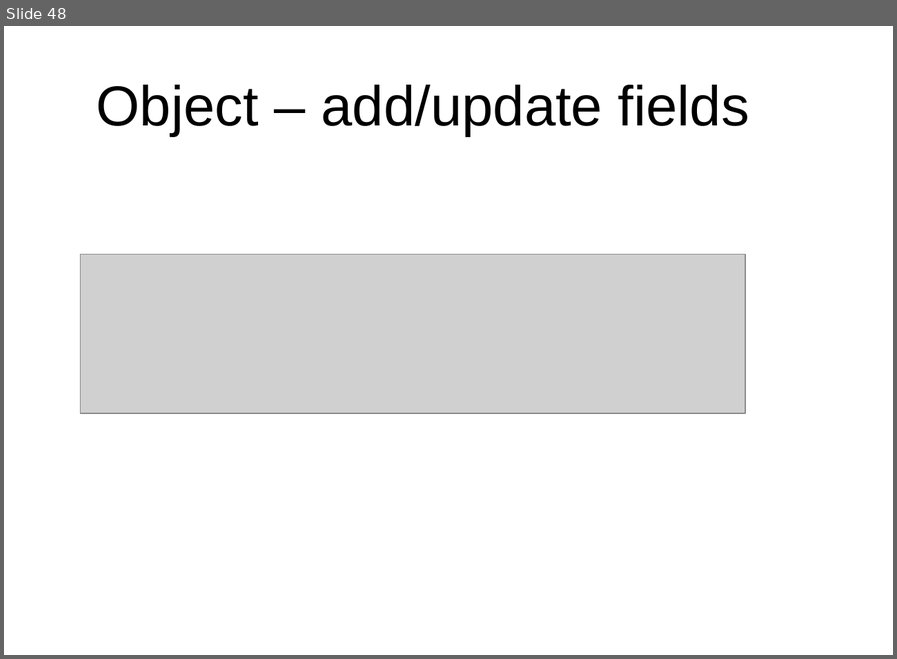
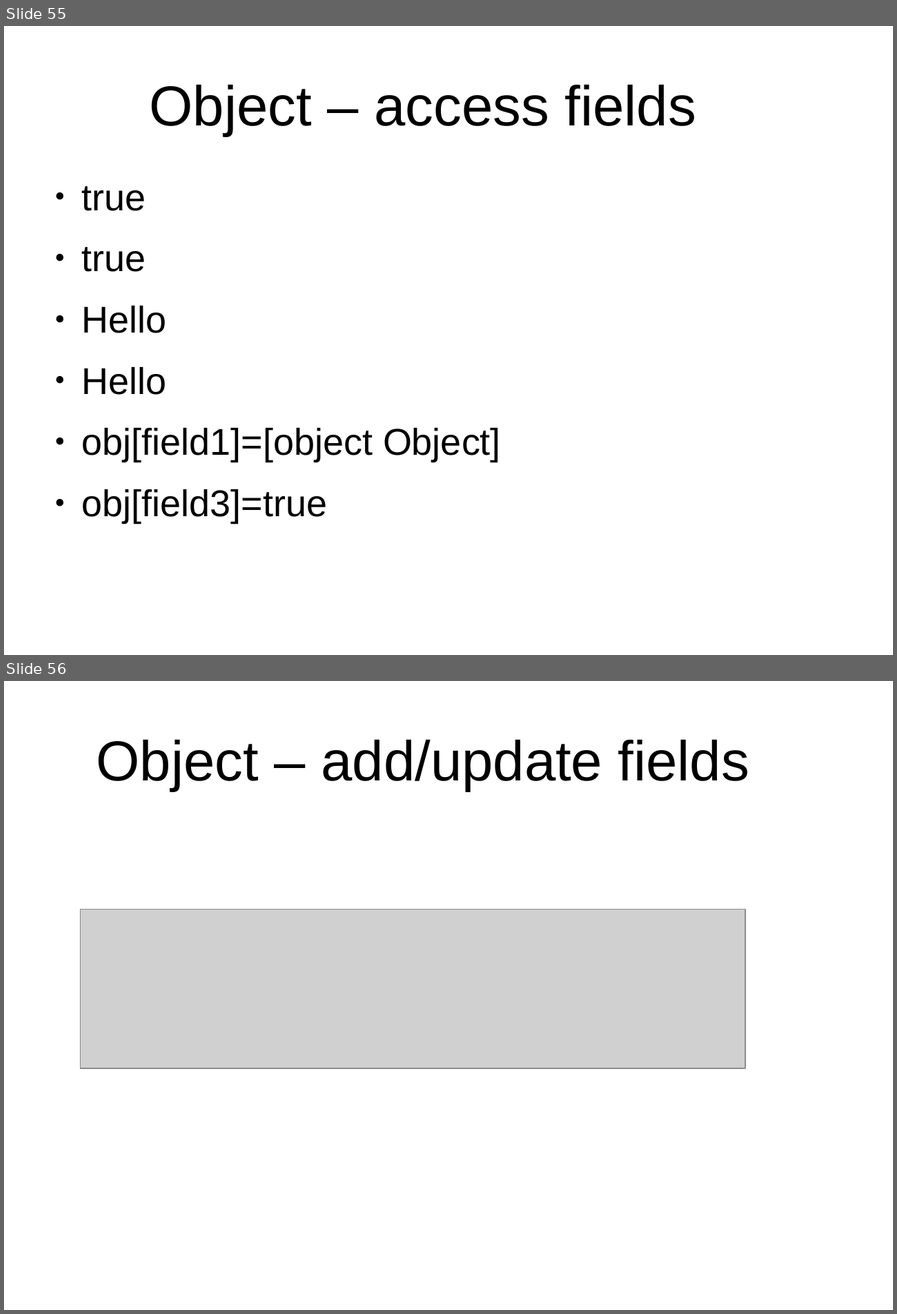
Before and after one commit to peterborkuti/other, a slide deck: JavaScriptBasics/jsbasics-slide.odp. Shown one above the other, each under a label of ours: slide 48 before the commit, slides 55 and 56 after it. The pictures are 897x659 and 897x1314 pixels, drawn with LibreOffice and Linux fonts; fonts in the diff are those of the drawing; grey boxes stand for pictures; background and template pictures are left out. Boxes give left, top, right and bottom in pixels: in the first picture for what was removed or moved away, otherwise in the second. Text is boxed around its words. In the diff, an @@ line names an element or a change of style, - is before the commit and + after.

```diff
--- a/JavaScriptBasics/jsbasics-slide.odp
+++ b/JavaScriptBasics/jsbasics-slide.odp
@@ slide 55 added at [4,26,893,655], background #FFFFFF @@
@@ title added at [150,85,696,136], 53.3 pt, text #000000 @@
+Object – access fields
@@ text added at [82,186,501,523], 35.3 pt, text #000000 @@
+● true
+● true
+● Hello
+● Hello
+● obj[field1]=[object Object]
+● obj[field3]=true
@@ what was slide 48 is now slide 56 @@
```
Also in this commit, not shown: 8 slides changed, 11 other slides added, 2 other files.
